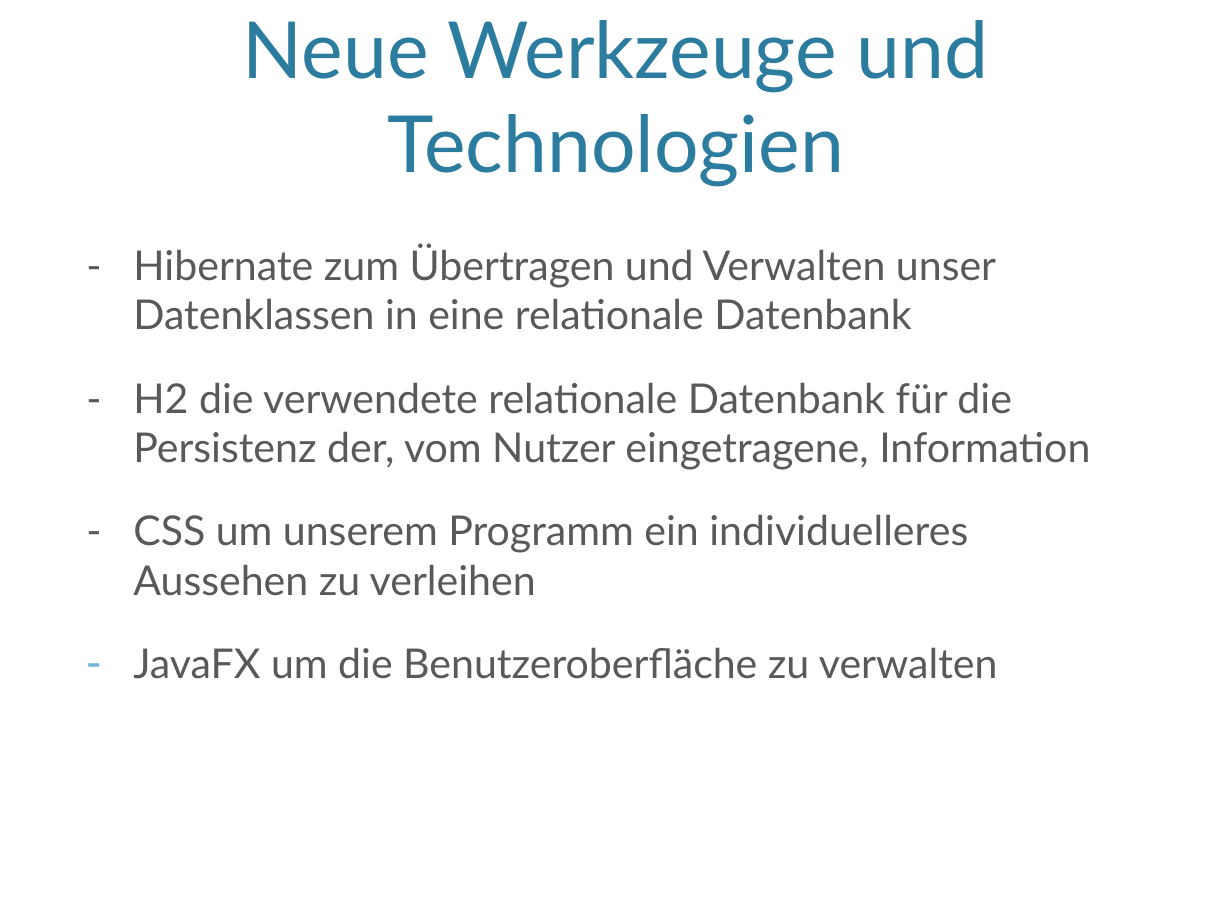
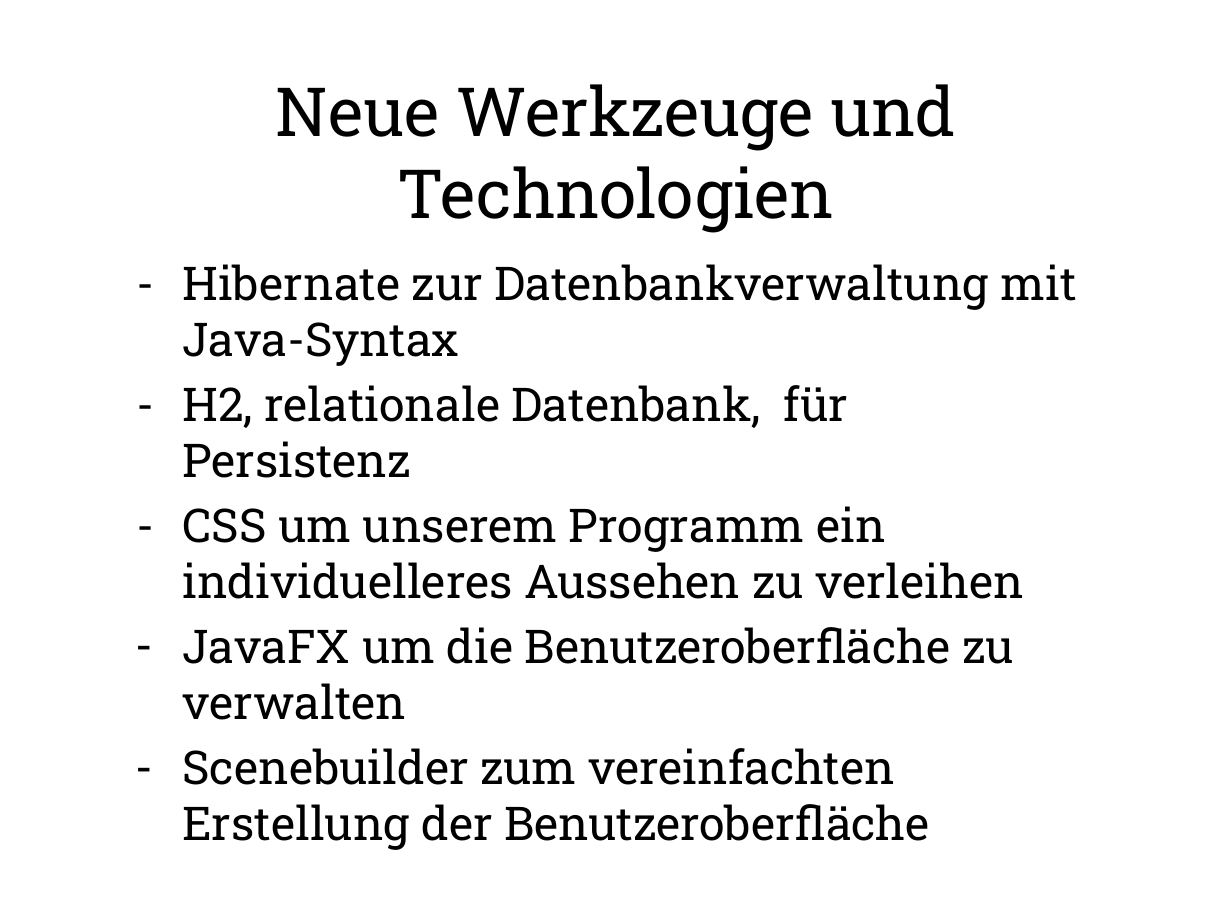
Before and after one commit to SWT-Projektgruppe-2015/Rollenspielmanager, a slide deck: slide 6 of Dokumente/SWT-Vortrag/SWTStudentenVortrag.pptx. Drawn at 1232x924 pixels with LibreOffice and Linux fonts; fonts in the diff are those of the drawing; background and template pictures are left out. Boxes give left, top, right and bottom in pixels: in the first picture for what was removed or moved away, otherwise in the second. Text is boxed around its words. In the diff, an @@ line names an element or a change of style, - is before the commit and + after.

```diff
--- a/Dokumente/SWT-Vortrag/SWTStudentenVortrag.pptx
+++ b/Dokumente/SWT-Vortrag/SWTStudentenVortrag.pptx
@@ title "Neue Werkzeuge und Technologien" moved from (x1=243, y1=20, x2=989, y2=186) to (x1=276, y1=84, x2=956, y2=233) @@
@@ title "Neue Werkzeuge und Technologien" at (x1=276, y1=84, x2=956, y2=233): size 46 to 39.6 pt, font Lato to Roboto Slab, text colour #2C7C9F to #000000; vertical alignment bottom to middle @@
@@ text "- Hibernate zur Datenbankverwaltung mit ..." moved from (x1=133, y1=244, x2=1090, y2=679) to (x1=182, y1=264, x2=1077, y2=785) @@
@@ text at (x1=182, y1=264, x2=1077, y2=478): text changed; size 24 to 27.2 pt; font Lato to Roboto Slab; text colour #595959 to #000000 @@
-- Hibernate zum Übertragen und Verwalten unser Datenklassen in eine relationale Datenbank
-- H2 die verwendete relationale Datenbank für die Persistenz der, vom Nutzer eingetragene, Information
+- Hibernate zur Datenbankverwaltung mit Java-Syntax
+- H2, relationale Datenbank, für Persistenz
@@ text at (x1=182, y1=506, x2=1024, y2=720): size 24 to 27.2 pt, font Lato to Roboto Slab, text colour #595959 to #000000 in "- CSS um unserem Programm ein individuelleres ...", "JavaFX um die Benutzeroberfläche zu verwalten"; less space between paragraphs @@
@@ text at (x1=182, y1=748, x2=895, y2=785): paragraph added @@
+– Scenebuilder zum vereinfachten Erstellung der Benutzeroberfläche
```
Also in this commit, not shown: 7 other slides changed, 1 slide removed.
